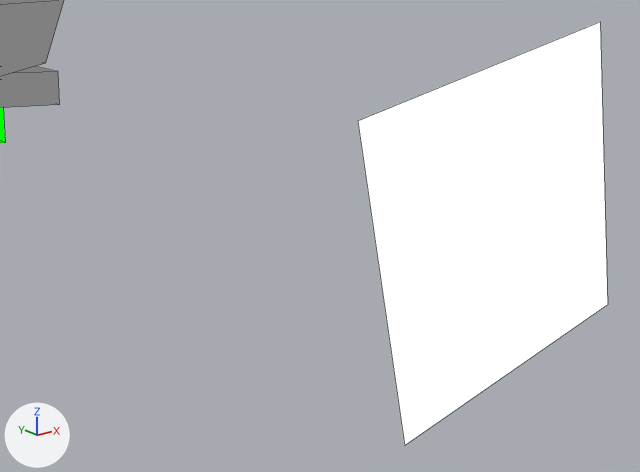
An edit to the Blender file assets-source/blender/motion/pachycephalosaurus-dance.blend, drawn before and after from the same camera.
One viewpoint serves both versions: a camera (50 mm lens) standing at (45.13, -32.96, 22.32) and looking at (48.0, -29.38, 20.88). The axes (+X, +Y, +Z) are drawn at lower left. The lights are the same throughout. The first picture is the older version. Mesh edges are drawn as thin lines.

Names of what the first picture shows: 'DinoTycoon_Motion_pachycephalosaurus_dance_beak', 'DinoTycoon_Motion_pachycephalosaurus_dance_eye', 'DinoTycoon_Motion_pachycephalosaurus_dance_mouth' and 1 more.
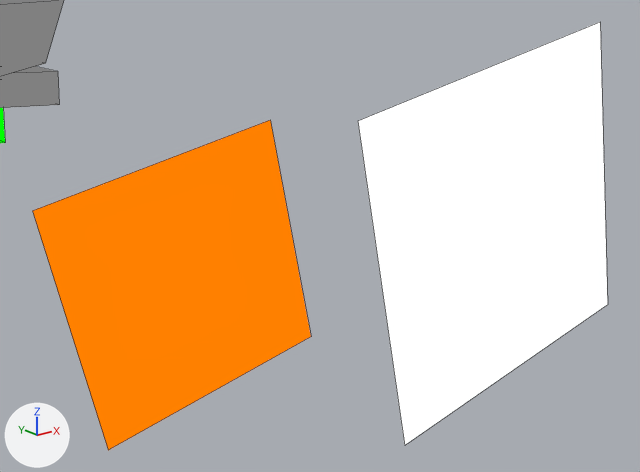
Boxes [x1, y1, x2, y2] around the edits, measured in the pictures (640 x 472 px):
'DinoTycoon_Motion_pachycephalosaurus_dance_eye_white', added (orange)
    after: [33, 120, 311, 450]

Edits to the bpy script that builds the scene:
```text
Add mat_dinotycoon_role_y:
    mat_dinotycoon_role_y = emission_material('DinoTycoon_Role_Y')
    mat_dinotycoon_role_y.base_color = (1.0, 0.216, 0.0)  # orange #ff8000
Add me_dinotycoon_motion_pachycephalosaurus_dance_sample_eye_white:
    me_dinotycoon_motion_pachycephalosaurus_dance_sample_eye_white.from_pydata([(46.58, -29.0, 21.19), (47.95, -29.0, 21.47), (48.23, -29.0, 20.1), (46.86, -29.0, 19.82), (46.58, -29.0, 21.19), (47.95, -29.0, 21.47), (48.23, -29.0, 20.1), (46.86, -29.0, 19.82)], [], [(3, 2, 1, 0), (4, 5, 6, 7), (0, 1, 5, 4), (1, 2, 6, 5), (2, 3, 7, 6), (3, 0, 4, 7)])
    me_dinotycoon_motion_pachycephalosaurus_dance_sample_eye_white.materials.append(mat_dinotycoon_role_y)  # orange #ff8000
Add ob_dinotycoon_motion_pachycephalosaurus_dance_eye_white:
    ob_dinotycoon_motion_pachycephalosaurus_dance_eye_white = bpy.data.objects.new('DinoTycoon_Motion_pachycephalosaurus_dance_eye_white', me_dinotycoon_motion_pachycephalosaurus_dance_sample_eye_white)
    ob_dinotycoon_motion_pachycephalosaurus_dance_eye_white.location = (0.0, 0.0, 0.0)
```
